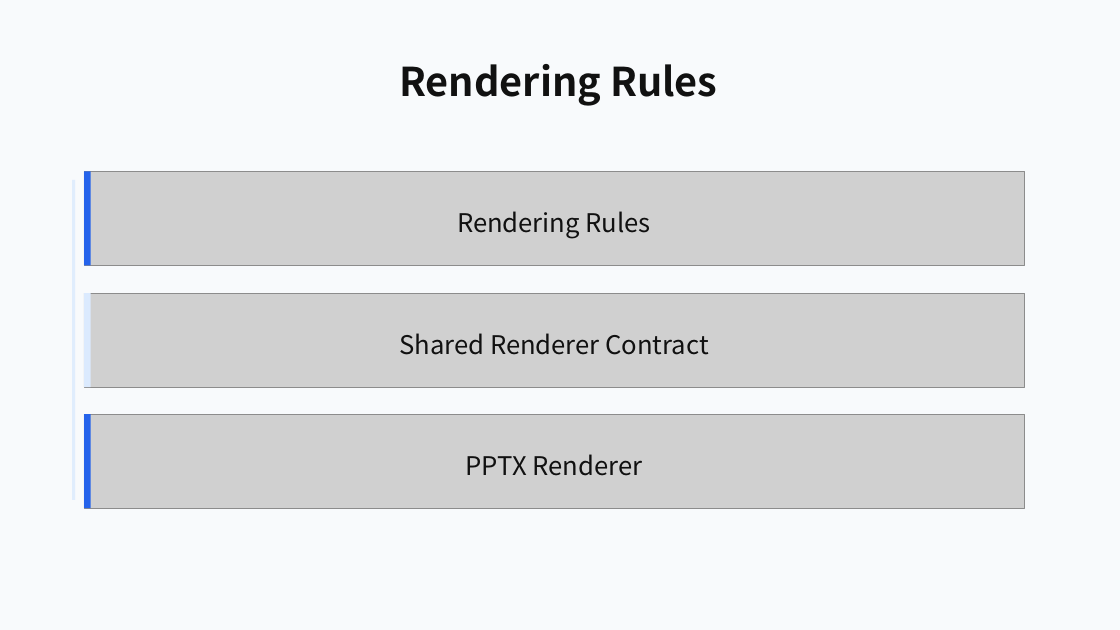
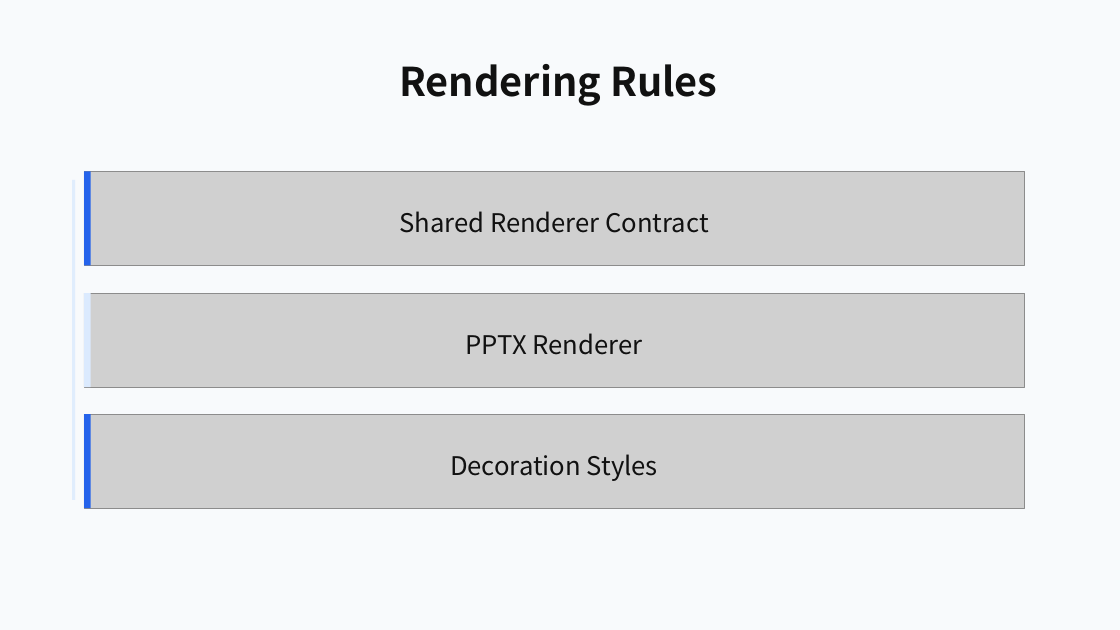
Before and after one commit to ch040602/mdpr-skill, a slide deck: slide 15 of artifacts/mdpr-vs-skill/mdpr-baseline-result.pptx. Drawn at 1120x630 pixels with LibreOffice and Linux fonts; fonts in the diff are those of the drawing; grey boxes stand for pictures. Boxes give left, top, right and bottom in pixels: in the first picture for what was removed or moved away, otherwise in the second. Text is boxed around its words. In the diff, an @@ line names an element or a change of style, - is before the commit and + after.

```diff
--- a/artifacts/mdpr-vs-skill/mdpr-baseline-result.pptx
+++ b/artifacts/mdpr-vs-skill/mdpr-baseline-result.pptx
@@ text at [399,211,708,233]: text changed @@
-Rendering Rules
+Shared Renderer Contract
@@ text at [466,333,643,355]: text changed @@
-Shared Renderer Contract
+PPTX Renderer
@@ text at [450,454,658,481]: text changed @@
-PPTX Renderer
+Decoration Styles
```
Also in this commit, not shown: 8 other slides changed, 6 other files.
